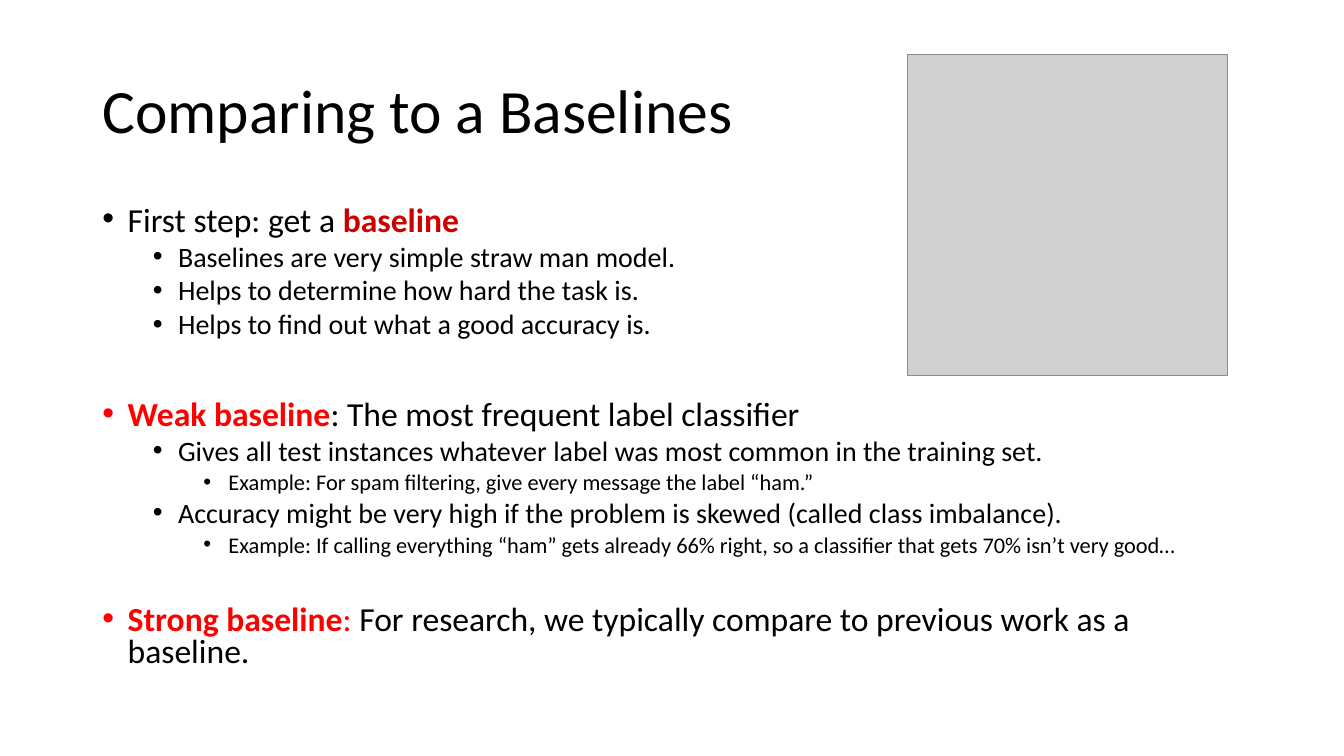
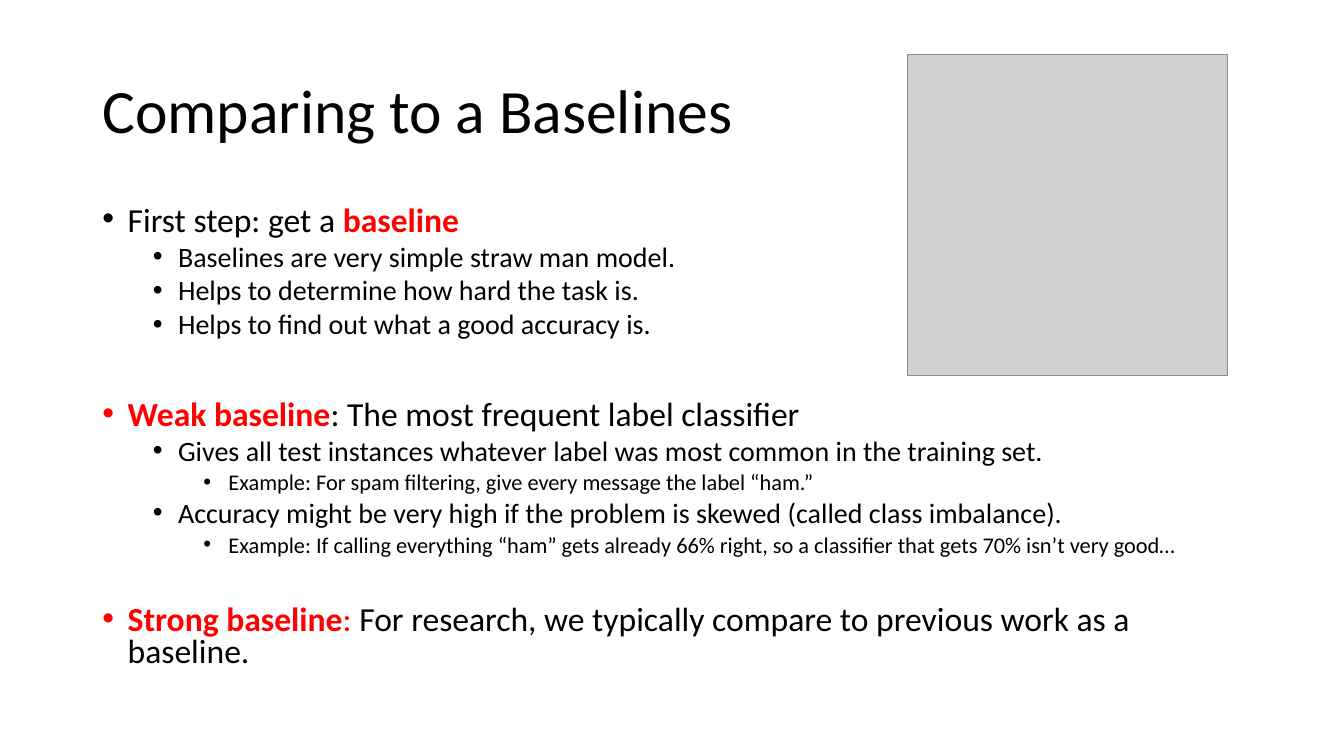
Before and after one commit to mhahsler/CS7320-AI, a slide deck: slide 21 of slides/19_ML_intro.pptx. Drawn at 1344x756 pixels with LibreOffice and Linux fonts; fonts in the diff are those of the drawing; grey boxes stand for pictures. Boxes give left, top, right and bottom in pixels: in the first picture for what was removed or moved away, otherwise in the second. Text is boxed around its words. In the diff, an @@ line names an element or a change of style, - is before the commit and + after.

```diff
--- a/slides/19_ML_intro.pptx
+++ b/slides/19_ML_intro.pptx
@@ text at [128, 208, 459, 238]: text colour #CC0000 to #FF0000 in "baseline" @@
```
Also in this commit, not shown: 3 other slides changed, 1 other file.
